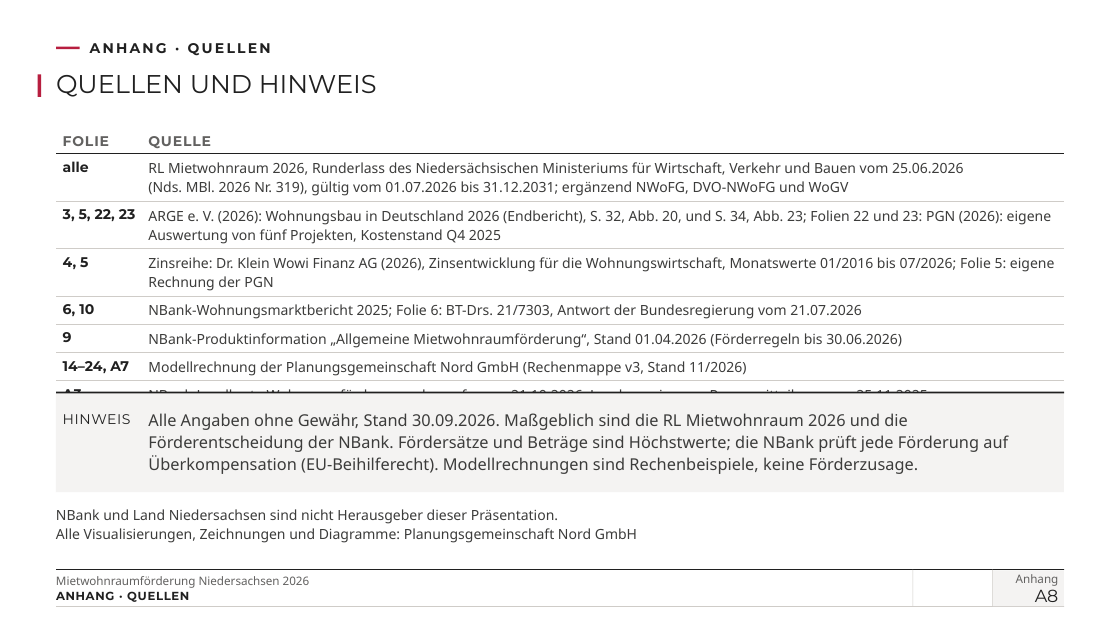
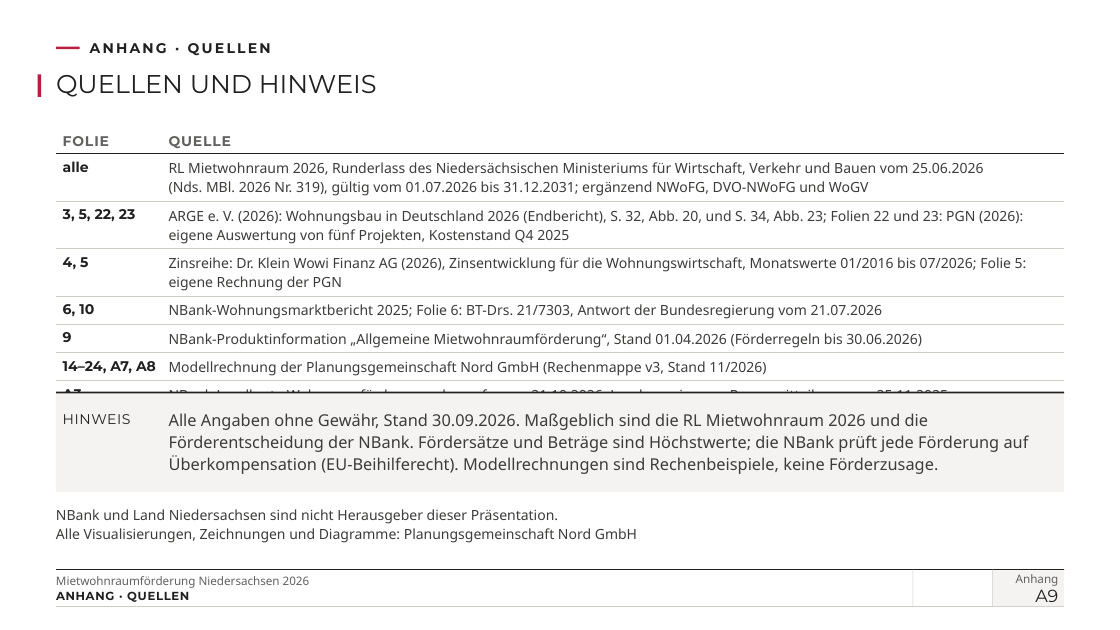
Before and after one commit to vgedaschko/NBank, a slide deck: slide 38 of praesentation/dist/PGN-Mietwohnraumfoerderung-Niedersachsen-2026-Vortrag.pptx (slide 37 before the commit). Drawn at 1120x630 pixels with LibreOffice and Linux fonts; fonts in the diff are those of the drawing; background and template pictures are left out. Boxes give left, top, right and bottom in pixels: in the first picture for what was removed or moved away, otherwise in the second. Text is boxed around its words. In the diff, an @@ line names an element or a change of style, - is before the commit and + after.

```diff
--- a/praesentation/dist/PGN-Mietwohnraumfoerderung-Niedersachsen-2026-Vortrag.pptx
+++ b/praesentation/dist/PGN-Mietwohnraumfoerderung-Niedersachsen-2026-Vortrag.pptx
@@ table at (56,126,1065,398) @@
-row 7, column 1: 14–24, A7
+row 7, column 1: 14–24, A7, A8
@@ text "Alle Angaben ohne Gewähr, Stand ...": place and size @@
-text "Alle Angaben ohne Gewähr, Stand ..." at (148,413,1008,474)
+text "Alle Angaben ohne Gewähr, Stand ..." at (169,413,1029,474)
@@ text at (1035,585,1058,602): text changed @@
-A8
+A9
```
Also in this commit, not shown: 1 other slide changed, 1 slide added, 14 other files.
